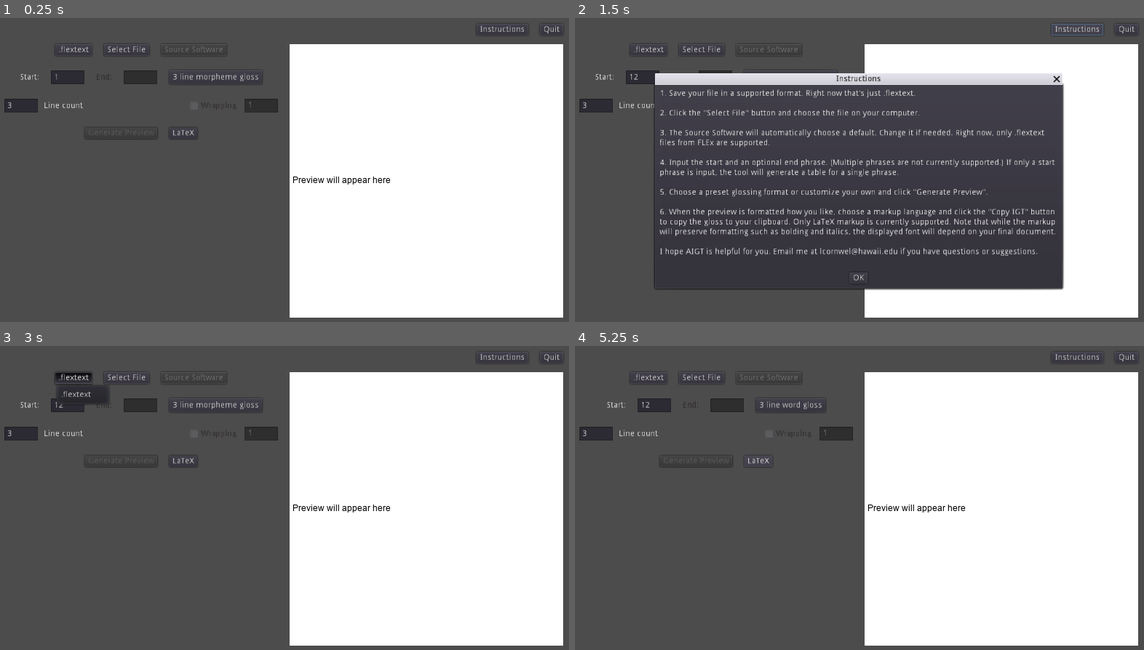
Above: before the commit, frames 1-4 (two rows, left to right).
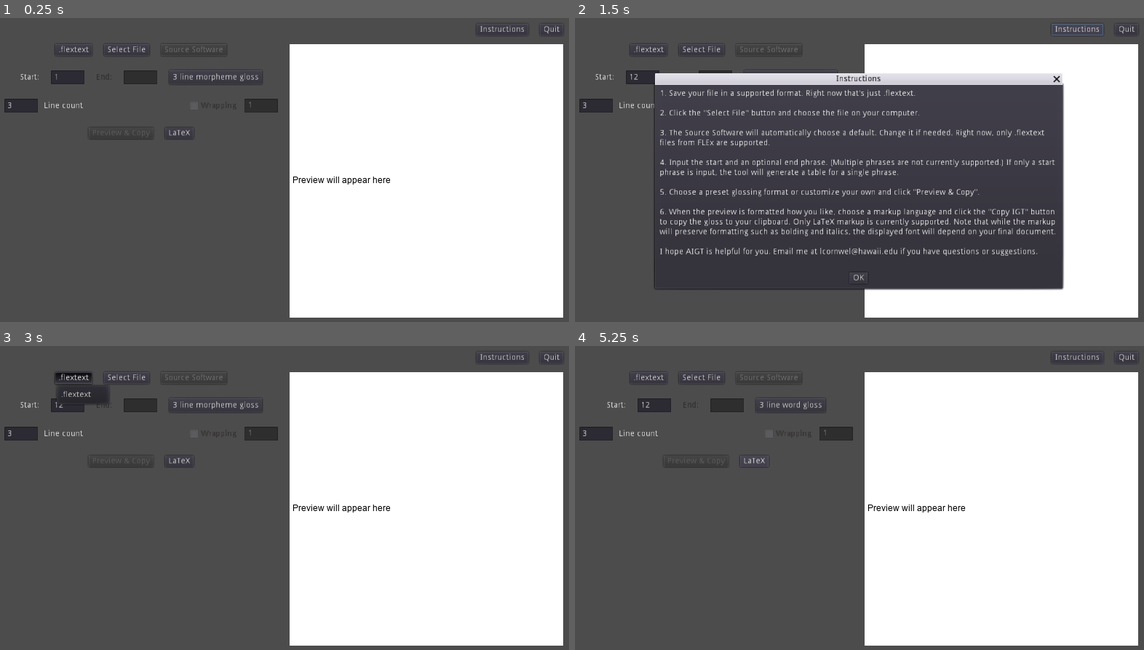
Above: after the commit, the same moments.

Repository: LaurenOopsum/Auto-IGT
Game: Godot game, scene res://scenes/main.tscn
Same seed, same stepped clock (60 frames per second), same inputs: the game is played once before the commit and once after it.
Inputs (mouse positions are in pixels of both pictures, inside the frame that each line leads up to):
- Up to frame 1 (0.25 s): no input
- Up to frame 2 (1.5 s): click (643, 78) at 0.52 s; type "12" at 0.6 s; click "Instructions" at 1.25 s
- Up to frame 3 (3 s): click "OK" at 2 s; click ".flextext" at 2.75 s
- Up to frame 4 (5.25 s): click "Select File" at 3.5 s; click "3 line morpheme gloss" at 4.25 s; click "LaTeX" at 5 s

The runs differ from the first frame. In frame 1, less than 0.1% of the frame differs, in the area x 15-35%, y 36-40%; in frame 2, 0.1%, in the area x 60-73%, y 55-59%; in frame 3, less than 0.1%; in frame 4, less than 0.1%.

Commit message:
changed text of button that generates preview and copies text

Diff:
--- a/scenes/main.tscn
+++ b/scenes/main.tscn
@@ -229,23 +229,23 @@
 script = ExtResource( 10 )
 
 [node name="ClipboardButtons" type="HBoxContainer" parent="Page/Body/FileSettings"]
-margin_left = 138.0
+margin_left = 145.0
 margin_top = 143.0
-margin_right = 332.0
+margin_right = 325.0
 margin_bottom = 163.0
 size_flags_horizontal = 4
 
 [node name="GeneratePreview" type="Button" parent="Page/Body/FileSettings/ClipboardButtons"]
-margin_right = 125.0
+margin_right = 111.0
 margin_bottom = 20.0
 size_flags_horizontal = 4
 size_flags_vertical = 4
 disabled = true
-text = "Generate Preview"
+text = "Preview & Copy"
 
 [node name="MarkupLang" type="MenuButton" parent="Page/Body/FileSettings/ClipboardButtons"]
-margin_left = 145.0
-margin_right = 194.0
+margin_left = 131.0
+margin_right = 180.0
 margin_bottom = 20.0
 size_flags_horizontal = 4
 text = "LaTeX"
@@ -330,7 +330,7 @@
 
 4. Input the start and an optional end phrase. (Multiple phrases are not currently supported.) If only a start phrase is input, the tool will generate a table for a single phrase.
 
-5. Choose a preset glossing format or customize your own and click \"Generate Preview\".
+5. Choose a preset glossing format or customize your own and click \"Preview & Copy\".
 
 6. When the preview is formatted how you like, choose a markup language and click the \"Copy IGT\" button to copy the g …(201 unchanged characters)…
 
